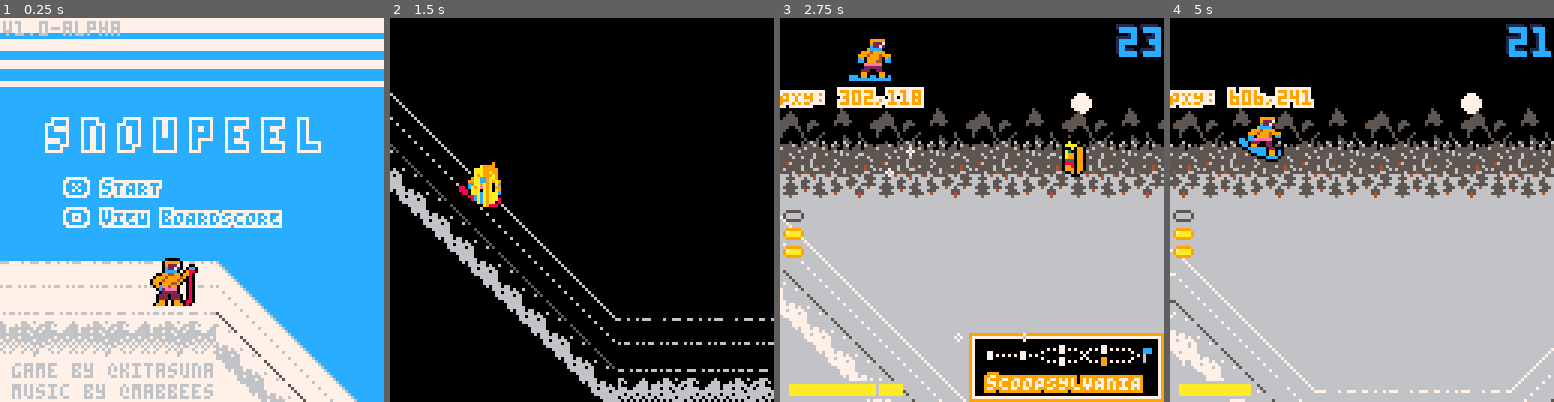
Above: before the commit, frames 1-4 (left to right).
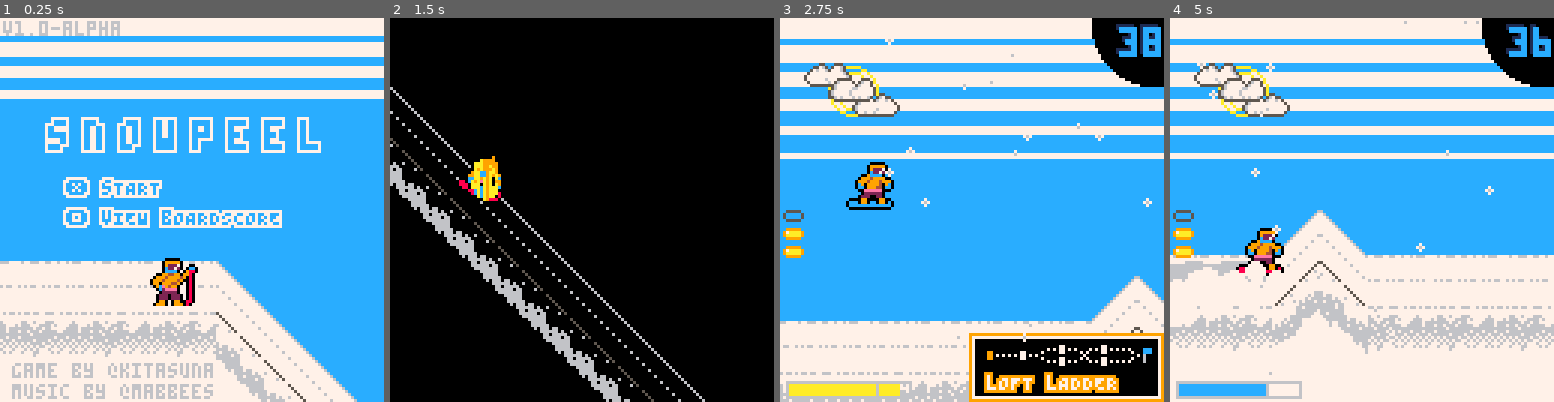
Above: after the commit, the same moments.

Repository: radicalslice/xcb
Game: PICO-8 cartridge main.p8
Same seed, same stepped clock (60 frames per second), same inputs: the game is played once before the commit and once after it.
Inputs:
- Up to frame 1 (0.25 s): no input
- Up to frame 2 (1.5 s): tap X (X key) at 0.33, 1.07 s; tap O (Z key) at 0.7 s
- Up to frame 3 (2.75 s): hold Right 1.6-2.1 s; tap O (Z key) at 1.7, 2.1, 2.5 s; tap X (X key) at 1.85 s; hold Up 2.15-2.42 s; hold Right from 2.47 s (still down)
- Up to frame 4 (5 s): tap O (Z key) every 0.4 s from 2.9 to 4.9 s; tap X (X key) at 2.97, 4.08 s; release Right at 3.03 s; hold Left 3.08-3.58 s; hold Down 3.63-3.97 s; hold Right 4.02-4.68 s; hold Up from 4.73 s (still down)

The runs differ from the first frame. In frame 1, 11% of the frame differs, in the area x 0-100%, y 3-22%; in frame 2, 7.1%; in frame 3, 84%; in frame 4, 88%, in the area x 0-100%, y 0-100%.

Commit message:
v1.0::hud Adding achievement popups

Diff:
--- a/_game.lua
+++ b/_game.lua
@@ -77,18 +77,25 @@
    _timers.pregameover.ttl = 0
 
    local boosttime = player.boosting_time / (_now - _level.started_at)
-   printh("Boosttime: "..boosttime)
    if boosttime > 0.75 then
-      _boardscore:update(_level.name, "boosttime", true)
+     add(_FX.headsup, new_headsup("boostlord!"))
+     _boardscore:update(_level.name, "boosttime", true)
    end
 
+   if _level.score.nomiss.val then
+    if #_FX.headsup == 0 then
+      add(_FX.headsup, new_headsup("no biffs!"))
+    else
+      _timers.addlheadsup:init(0.8, _now)
+    end
+   end
+
    if _level_index == 5 or _level_index == 6 then
-     -- music(-1, 200)
-     -- music(14, 100)
-     -- show boardscore a couple seconds after finishing
-     _timers.show_boardscore2:init(3,_now)
-      _savedboardscore:merge(_boardscore)
-      _savedboardscore:save()
+     music(-1, 100)
+     music(14, 50)
+     _timers.show_boardscore2:init(5.5,_now)
+     _savedboardscore:merge(_boardscore)
+     _savedboardscore:save()
    end
 
    __update = _update_interlevel
@@ -133,9 +140,15 @@
     end
   end)
 
+  foreach(_FX.headsup, function(n)
+    n:update(dt)
+    if n.ttl <= 0 then
+      del(_FX.notifs, c)
+    end
+  end)
+
   player:update(dt, y_ground, angle)
 
-  -- check for collision between player and obstacles
   local pbb = player:get_bb()
   foreach(_obsman.obstacles, function(obs)
     if player.plane == obs.plane then
@@ -147,11 +160,11 @@
     end
   end)
 
-  -- check for collision between player and item
   if _itemmgr.visible == true and collides_new(player:get_big_bb(), _itemmgr:get_bb()) then
     _itemmgr.visible = false
     sfx(3, 3)
     _boardscore:update(_level.name, "juicebox", true)
+     add(_FX.headsup, new_headsup("juicebox!"))
   end
 end
 
@@ -160,8 +173,8 @@
 _camera_x = 0
 function align_camera(player_x)
   local y_ground = Y_BASE
-  -- Look ahead to try and prep camera, this is based on the ground a little bit ahead
-  -- Changed this from 24 to 48 and it made it better, somehow, on the downward slopes
+  -- Look ahead to try and prep camera
+  -- Changed this from 24 to 48 and it made it better on the downward slopes
   local range = find_range(player_x + 48, _level)
   if range != nil then
     y_ground, _ = range.f(player_x + 48)
@@ -221,7 +234,6 @@
 function _draw_game()
   cls()
 
-  -- add in the shake, if any
   local shakex = (4 - rnd(8)) * _shake
   local shakey = (4 - rnd(8)) * _shake
 
@@ -307,7 +319,6 @@
     end
   end)
 
-  -- player over background
   player:draw()
 
   foreach(_FX.parts, function(p)
@@ -316,18 +327,22 @@
     end
   end)
 
+  foreach(_FX.headsup, function(n)
+    n:draw()
+  end)
+
   camera()
 
   foreach(_FX.notifs, function(n)
     n:draw()
   end)
+
 
   basepal()
   foreach(_FX.snow, function(c)
     spr(118, c.x, c.y)
   end)
 
-  -- draw menu over everything
   for i=1,3 do
     spr(82, 1, 82 - (i*6))
   end
@@ -353,10 +368,6 @@
   -- end menu draw
 
   if _debug.msgs then
-    -- print("\^o7ffnomiss: "..(_level.score.nomiss and "true" or "false"), 0, 0, 9)
-    -- print("\^o7ffboosting t: "..player.boosting_time, 0, 6, 9)
-    -- print("\^o7ffjuice: "..(_level.score.juicebox and "true" or "false"), 0, 12, 9)
-    -- print("\^o7ffvis: "..(_itemmgr.visible and "true" or "false"), 0, 18, 9)
-    print("\^o7ffPXY: "..flr(player.x)..","..flr(player.y), 0, 24, 9)
+    -- print("\^o7ffPXY: "..flr(player.x)..","..flr(player.y), 0, 24, 9)
   end
 end
--- a/_init.lua
+++ b/_init.lua
@@ -21,7 +21,7 @@
 
   player:reset()
 
-  _level_index = 6
+  _level_index = 1
   _game_timer.clock = 0
   _game_timer.expired = false
 
@@ -39,15 +39,16 @@
     speedo = new_meter(3,121,32,4,_PLAYER_DX_MAX,10,my_f),
     snow = {},
     notifs = {},
+    headsup = {},
   }
 
   _q = qico()
   _q.add_topics("expr_boost|obs_coll|timeover|playerstop|pregameover_expr")
-  _q.add_subs("expr_boost", {player.handle_expr_boost})
-  _q.add_subs("obs_coll", {player.handle_obs_coll})
-  _q.add_subs("timeover", {player.handle_timeover})
-  _q.add_subs("playerstop", {_timermgr.handle_playerstop})
-  _q.add_subs("pregameover_expr", {_gamemgr.handle_pregameover_expr})
+  _q.add_sub("expr_boost", player.handle_expr_boost)
+  _q.add_sub("obs_coll", player.handle_obs_coll)
+  _q.add_sub("timeover", player.handle_timeover)
+  _q.add_sub("playerstop", _timermgr.handle_playerstop)
+  _q.add_sub("pregameover_expr", _gamemgr.handle_pregameover_expr)
 
   __update = _update_title
   __draw = _draw_title
--- a/_interlevel.lua
+++ b/_interlevel.lua
@@ -17,7 +17,7 @@
     down_arrow_x += rnd(2) - 1
   end
 
-  if _level_config.branches != nil then
+  if _level_config.branches != nil and #_FX.headsup == 0 then
     print("\^o9ffHOLD",63,78,7)
     spr(114,up_arrow_x,69 - (_up_charge * 4))
     spr(114,down_arrow_x,85 + (_down_charge * 4),1,1,false,true)
@@ -54,6 +54,13 @@
     end
   end)
 
+  foreach(_FX.headsup, function(h)
+    h:update(dt)
+    if h.ttl <= 0 then
+      del(_FX.headsup, h)
+    end
+  end)
+
   _timers.input_freeze:update()
   if _level_index == 1 then
     foreach(_FX.snow, function(c)
@@ -65,6 +72,8 @@
     end)
     _timers.snow:update()
   end
+
+  _timers.addlheadsup:update()
 
   if _level_config.branches != nil then
     -- play or stop arrow charing sfx
@@ -95,7 +104,7 @@
     return
   end
 
-  if (_up_charge > 1.2 or _down_charge > 1.2 or _level_config.branches == nil) and _wipe_ttl == 0 then
+  if (_up_charge > 1.2 or _down_charge > 1.2 or _level_config.branches == nil) and _wipe_ttl == 0 and #_FX.headsup == 0 then
     _timers.interlevel:init(0.2, _now)
     sfx(5, -2)
     _init_wipe(0.4)
--- a/_title.lua
+++ b/_title.lua
@@ -7,10 +7,10 @@
   -- sky
   rectfill(0, 0, 128, 128, 12)
   -- clouds
-  local cloudheight = 4
+  local cloudheight = 5
   local gapheight = 3
   local next_y = 0
-  while cloudheight > 0 do
+  while cloudheight > 1 do
     rectfill(0, next_y, 128, next_y + cloudheight, 7)
     next_y = next_y + cloudheight + gapheight
     cloudheight -= 1
@@ -69,8 +69,8 @@
     anytime_init()
     _timers.interlevel:init(0.2, _now)
     _init_wipe(0.4)
-    -- music(-1,100)
-    -- music(0,300)
+    music(-1,100)
+    music(0,300)
     star_mode_off()
   end
 end
--- a/_victory.lua
+++ b/_victory.lua
@@ -26,9 +26,7 @@
     print_boardscore(self.score:lookup(level), x, y+6)
   end
 
-  -- if _timers.input_freeze.ttl == 0 then
   print("\^o9ff"..BUTTON_X.."/"..BUTTON_O..": return to title", 20, 120, 7)
-  -- end
 end
 
 function VictoryScreen:update()
@@ -46,11 +44,13 @@
 end
 
 function print_boardscore(score, x, y)
-  for t, v in pairs(score) do
-    if t != "name" then
-      spr((v and 158 or 174), x+2, y)
-      print(t, x+12, y + 3, (v and 7 or 5))
-      y+=9
+  for outerkey, innertable in pairs(score) do
+    if outerkey != "name" then
+      if t != "name" then
+        spr((innertable.val and 158 or 174), x+2, y)
+        print(innertable.label, x+12, y + 3, (innertable.val and 7 or 5))
+        y+=9
+      end
     end
   end
 end
--- a/boardscore.lua
+++ b/boardscore.lua
@@ -4,9 +4,9 @@
   for n in all(_level_names) do
     add(base, {
       name = n,
-      nomiss = false,
-      boosttime = false,
-      juicebox = false,
+      nomiss = {label="no biffs", val=false },
+      boosttime = {label="boostlord", val=false },
+      juicebox = {label="juicebox", val=false },
     })
   end
   o = o or base
@@ -19,16 +19,15 @@
   -- load from local
   for i, level_name in ipairs(_level_names) do
     local score = dget(i)
-    -- printh("Got score "..score.." for level "..level_name)
     local level = self:lookup(level_name)
     if score & 1 > 0 then
-      level["nomiss"] = true
+      level["nomiss"].val = true
     end
     if score & 1 << 1 > 0 then
-      level["boosttime"] = true
+      level["boosttime"].val = true
     end
     if score & 1 << 2 > 0 then
-      level["juicebox"] = true
+      level["juicebox"].val = true
     end
   end
 end
@@ -36,21 +35,19 @@
 function BoardScore:save()
   --save to local
   for i, level in ipairs(self) do -- foreach level...
-    -- printh("saving level index: "..i)
     local score = 0
     for k, val in pairs(level) do
-      if k == "nomiss" and val then
+      if k == "nomiss" and val.val then
         score |= 1 << 0
       end
-      if k == "boosttime" and val then
+      if k == "boosttime" and val.val then
         score |= 1 << 1
       end
-      if k == "juicebox" and val then
+      if k == "juicebox" and val.val then
         score |= 1 << 2
       end
     end
     dset(i, score)
-    -- printh("Saved score "..score.." for level "..level.name)
   end
 end
 
@@ -62,10 +59,10 @@
   end
 end
 
-function BoardScore:update(level_name, key, value)
+function BoardScore:update(level_name, key, newvalue)
   for i=1,#self do
     if self[i].name == level_name then
-      self[i][key] = value
+      self[i][key].val = newvalue
     end
   end
 end
@@ -77,7 +74,7 @@
     local self_level = self:lookup(run[i].name)
     for score_name, val in pairs(run[i]) do
       if score_name != "name" then
-        self_level[score_name] = val or self_level[score_name]
+        self_level[score_name].val = val.val or self_level[score_name].val
       end
     end
   end
--- a/level.lua
+++ b/level.lua
@@ -15,7 +15,7 @@
 }
 
 -- how much time to add to the remaining time at each interlevel
-_checkpoints = {40,35,45,35,35,25}
+_checkpoints = {40,35,45,35,35,22}
 
 _level_configs = {
   {
@@ -55,7 +55,7 @@
   {
     name = _level_names[2],
     tiles = {17,1,24,30,21,24,27,7},
-    item_pos = {1040, 130},
+    item_pos = {1452, 130},
     branches = {3, 4},
     tree_tileheight = 3,
     notif_f0 = function()
@@ -109,7 +109,7 @@
   {
     name = _level_names[4],
     tiles = { 13,3,28,40,21,24,27,7},
-    item_pos = {2440, 465},
+    item_pos = {1768, 160},
     branches = {5, 6},
     tree_tileheight = 2,
     notif_f0 = function()
@@ -733,31 +733,29 @@
 bdown,128]],
 -- scoopsylvania
 [[
-bdown,136
-flat,96
-bup,8,-2
-bdown,16
+bdown,96
+flat,96
+bup,8,-2
+bdown,112
+flat,80
+bup,8,-2
+bdown,8
+flat,48
+bup,16,-2.5
+bdown,16
+bdown,40
+bup,8,-2
+bdown,8
+bdown,40
+flat,64
+bup,16,-2
+flat,64
+bup,16,-2.5
+bdown,56
+bup,8,-2
+bdown,8
 bdown,96
 flat,80
-bup,8,-2
-bdown,8
-flat,48
-bup,16,-2.5
-bdown,16
-bdown,40
-bup,8,-2
-bdown,8
-bdown,40
-flat,64
-bup,16,-2
-flat,64
-bup,16,-2.5
-bdown,8
-bdown,48
-bup,8,-2
-bdown,8
-bdown,96
-flat,96
 bup,8,-2
 bdown,8
 bup,32,-2
@@ -778,18 +776,27 @@
 bdown,48
 flat,8
 bup,16,-2.5
-bdown,16
-bdown,56
-bup,16,-2.5
-bdown,16
-bdown,96
-bup,16,-2.5
-bdown,16
-bdown,56
-flat,64
-bup,16,-2.5
-bdown,16
-flat,256
+bdown,72
+bup,16,-2.5
+bdown,112
+bup,16,-2.5
+bdown,72
+flat,64
+bup,16,-2.5
+bdown,16
+flat,64
+bup,8,-2
+bdown,8
+flat,64
+bup,16,-2.5
+bdown,72
+bup,16,-2.5
+bdown,112
+bup,16,-2.5
+bdown,72
+bup,16,-2.5
+bdown,72
+flat,64
 bdown,128]]
 }
 
--- a/qico.lua
+++ b/qico.lua
@@ -32,12 +32,6 @@
     add(t[event], fn)
   end
 
-  function add_subs(event, fns)
-    for i=1,#fns do
-      add(t[event], fns[i])
-    end
-  end
-
   function proc()
     for k,v in pairs(q) do
       if t[v.name] != nil then
--- a/timer.lua
+++ b/timer.lua
@@ -56,7 +56,7 @@
   sakurai_f_ext = compose(
     sakurai_f_base,
     function(t)
-      -- music(1)
+      music(1)
     end
   )
 
@@ -89,7 +89,7 @@
   _timers.show_boardscore = new_timer(
     0,
     function(t)
-      local victory = VictoryScreen:new({header = "all boardscore", levels = _level_names, score = _savedboardscore, from_title=false})
+      local victory = VictoryScreen:new({header = "all boardscore", levels = _level_names, score = _savedboardscore, from_title=true})
       __update = function() victory:update() end
       __draw = function() victory:draw() end
     end
@@ -98,7 +98,7 @@
   _timers.show_boardscore2 = new_timer(
     0,
     function(t)
-      local victory = VictoryScreen:new({header = "nice boardin'!", levels = player.level_history, score = _boardscore, from_title = true})
+      local victory = VictoryScreen:new({header = "nice boardin'!", levels = player.level_history, score = _boardscore, from_title = false})
       __update = function() victory:update() end
       __draw = function() victory:draw() end
     end
@@ -159,7 +159,7 @@
       }
 
       -- assume true for the nomiss score
-      _level.score.nomiss = true
+      _level.score.nomiss.val = true
 
 
       add(_FX.notifs, new_notif(_level.name))
@@ -192,11 +192,18 @@
       _q.add_event("pregameover_expr")
     end
   )
+
+  _timers.addlheadsup = new_timer(
+    0,
+    function(t)
+      add(_FX.headsup, new_headsup("no biffs!"))
+    end
+  )
 end
 
 _timermgr = {
   handle_playerstop = function()
-    -- music(-1, 1000)
+    music(-1, 1000)
     _timers.pregameover:init(2,time())
   end
 }
--- a/utils.lua
+++ b/utils.lua
@@ -40,7 +40,6 @@
   }
 end
 
--- type BoundingBox = [float, float, float, float]
 -- As in: [x0,y0,x1,y1], the corners of the bounding box
 -- collides_new :: BoundingBox -> BoundingBox -> Bool
 function collides_new(s1,s2)
@@ -80,8 +79,25 @@
   }
 end
 
--- using this to reset sensible defaults
--- after I jack up the pal for other things
+function new_headsup(msg)
+  return {
+    init_ttl = 1.5,
+    ttl = 1.5,
+    draw = function(self)
+      if self.ttl > 0 then
+        local x = player.x
+        for char in all(msg) do
+          y = player.y - 16 + sin(time() - x / 40)*2
+          x = print("\^o9ff"..char, x, y - (16 * (self.init_ttl - self.ttl) / self.init_ttl), 7)
+        end
+      end
+    end,
+    update = function(self, dt)
+      self.ttl -= dt
+    end,
+  }
+end
+
 function basepal()
     pal()
     palt(11, true)
